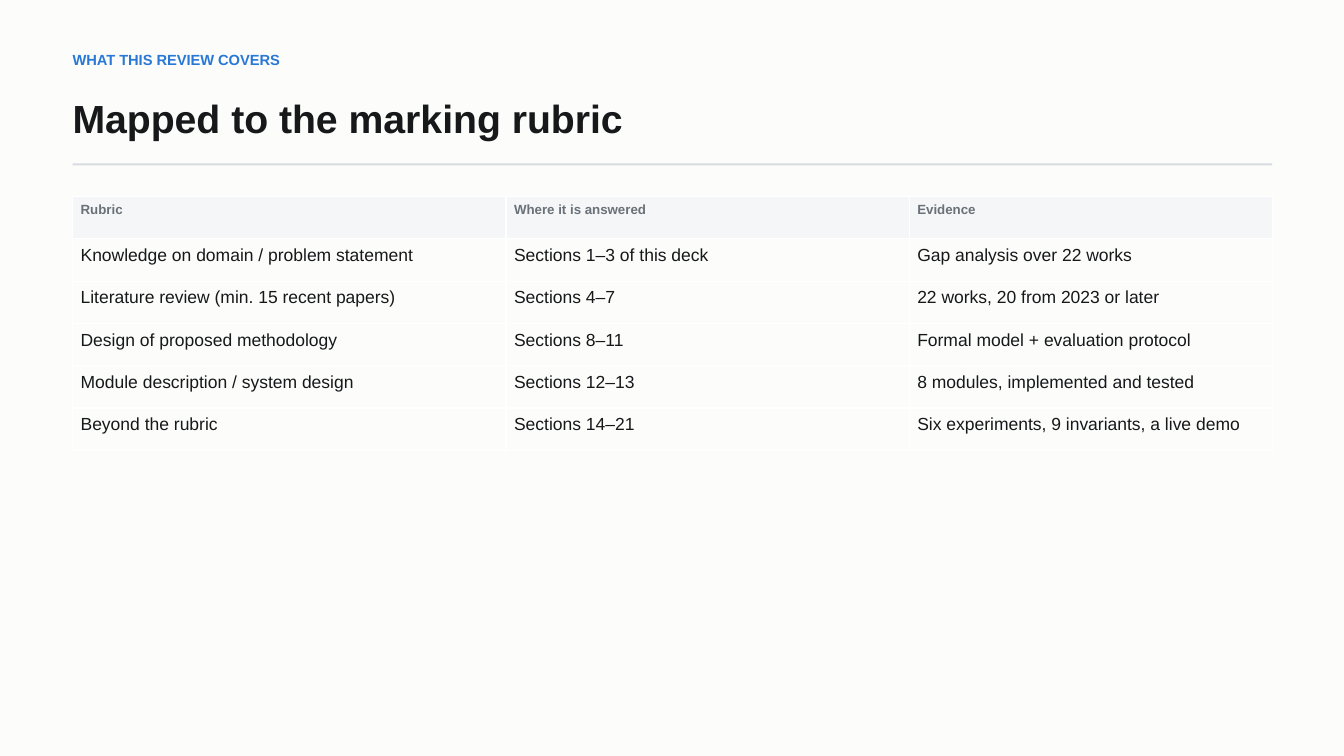
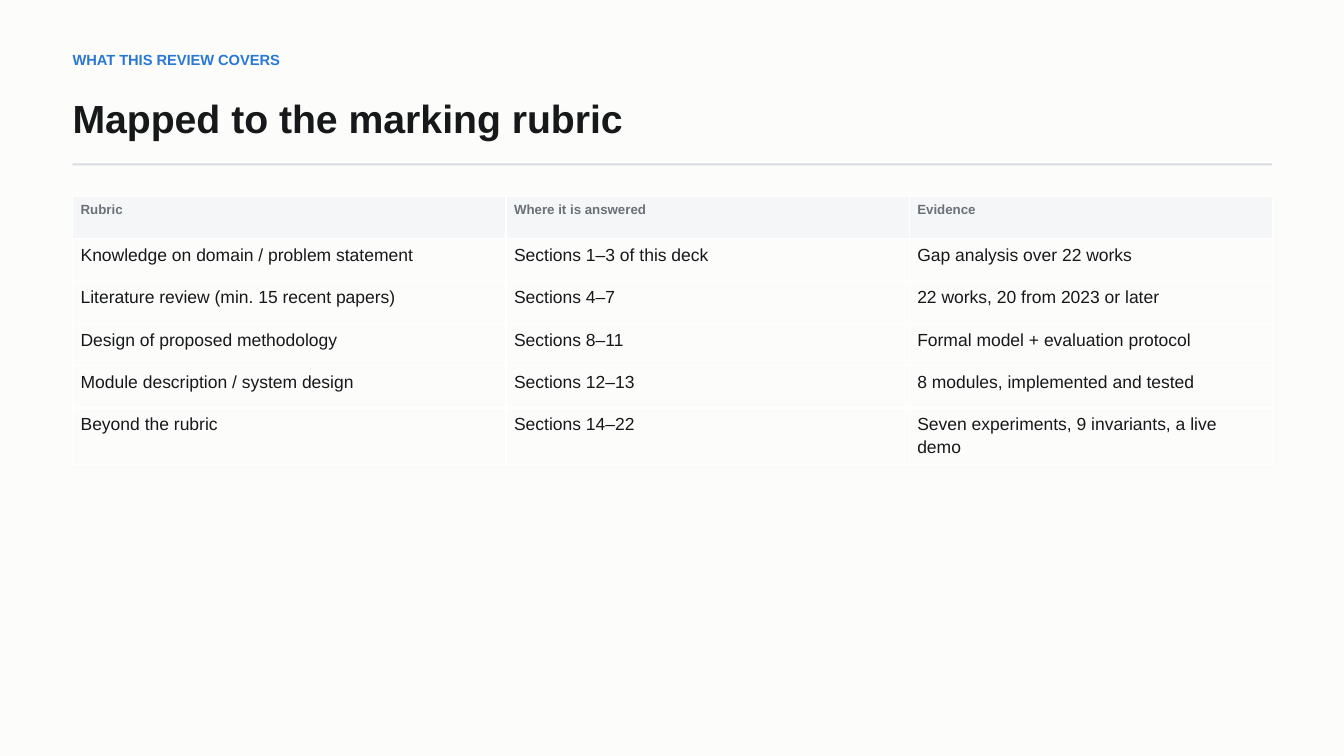
Before and after one commit to Sh1v4mKum4r/parity, a slide deck: slide 2 of docs/PARITY-review-deck.pptx. Drawn at 1344x756 pixels with LibreOffice and Linux fonts; fonts in the diff are those of the drawing. Boxes give left, top, right and bottom in pixels: in the first picture for what was removed or moved away, otherwise in the second. Text is boxed around its words. In the diff, an @@ line names an element or a change of style, - is before the commit and + after.

```diff
--- a/docs/PARITY-review-deck.pptx
+++ b/docs/PARITY-review-deck.pptx
@@ table at box(73, 197, 1272, 457) @@
-row 6, column 2: Sections 14–21
+row 6, column 2: Sections 14–22
-row 6, column 3: Six experiments, 9 invariants, a live demo
+row 6, column 3: Seven experiments, 9 invariants, a live demo
```
Also in this commit, not shown: 6 other slides changed, 2 slides added, 1 slide removed, 10 other files.
